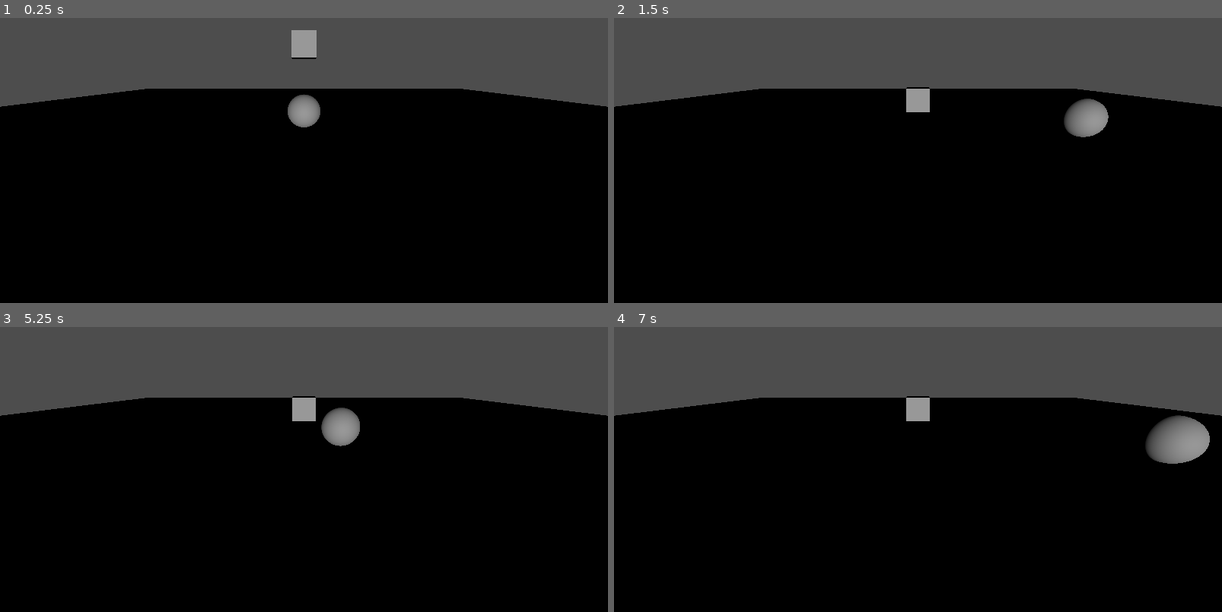
Above: before the commit, frames 1-4 (two rows, left to right).
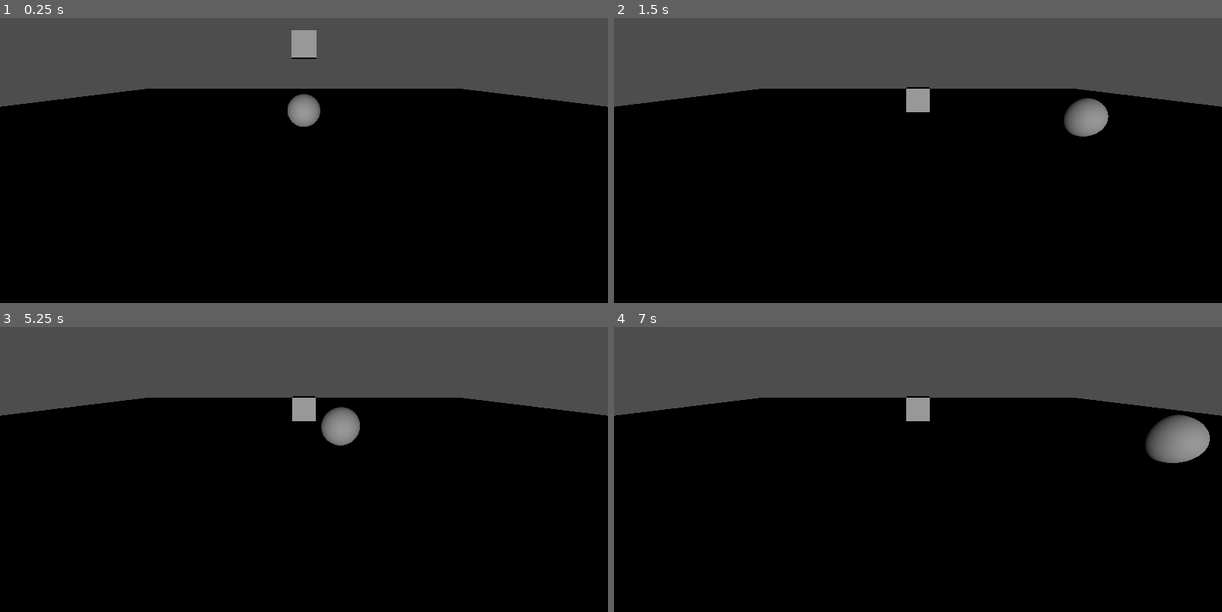
Above: after the commit, the same moments.

Repository: CKMurison/Move-and-Dodge
Game: Godot game, scene res://level.tscn
The game is run twice, just before and just after one commit, with the same random seed, the same clock (stepped at 60 frames per second) and the same inputs. The project has no main scene, so this scene is started directly.
Inputs:
- Up to frame 1 (0.25 s): no input
- Up to frame 2 (1.5 s): hold Right (ui_right) 0.53-1.28 s; hold Down (ui_down) from 1.28 s (still down)
- Up to frame 3 (5.25 s): release Down (ui_down) at 2.03 s; hold Right (ui_right) 2.03-2.78 s; tap Enter at 2.75 s; hold Up (ui_up) 2.78-3.53 s; tap Space at 3.5 s; hold Left (ui_left) 3.53-5.03 s; hold Down (ui_down) from 5.03 s (still down)
- Up to frame 4 (7 s): release Down (ui_down) at 5.78 s; hold Right (ui_right) 5.78-6.53 s; hold Up (ui_up) from 6.53 s (still down)

The runs differ from the first frame. In frame 1, less than 0.1% of the frame differs, in the area x 47-53%, y 26-39%; in frame 2, less than 0.1%; in frame 3, less than 0.1%; in frame 4, less than 0.1%, in the area x 88-98%, y 30-48%.

Commit message:
Imported player ball asset

Diff:
--- a/level.tscn
+++ b/level.tscn
@@ -37,7 +37,7 @@
 mesh = SubResource("BoxMesh_2fl5p")
 
 [node name="BallHead" parent="." instance=ExtResource("1_ea44e")]
-transform = Transform3D(1, 0, 0, 0, 1, 0, 0, 0, 1, 0, 0.428902, 0)
+transform = Transform3D(1, 0, 0, 0, 1, 0, 0, 0, 1, -0.00458241, 0.443326, -0.000481725)
 script = ExtResource("2_j0dc4")
 
 [node name="DirectionalLight3D" type="DirectionalLight3D" parent="."]
Not shown, added: Imports/playerball.gltf
Not shown, added: Imports/playerball.gltf.import
Binary file added: Imports/playerball_luxo.png
Not shown, added: Imports/playerball_luxo.png.import
Not shown, added: .DS_Store
Not shown, added: Imports/.DS_Store
